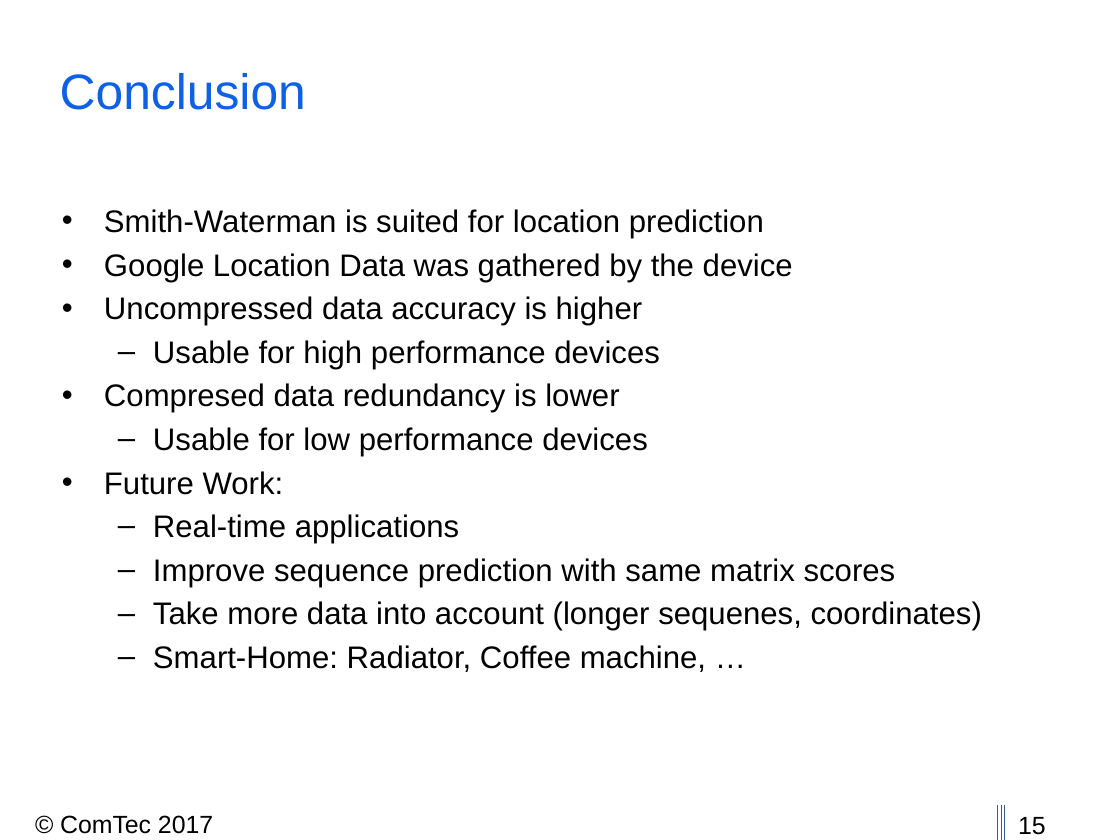
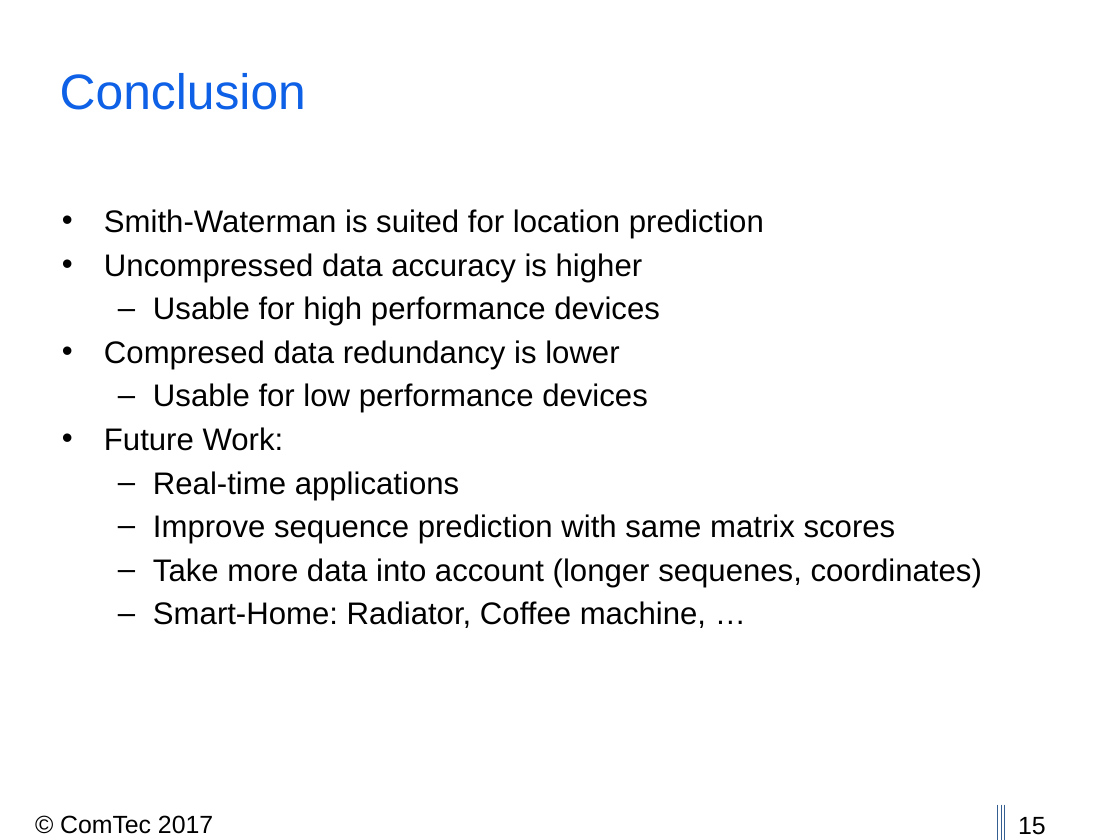
Before and after one commit to thedrayman/ct2-alignment, a slide deck: slide 15 of Presentation/CT2_2017_Alignment.pptx. Drawn at 1120x840 pixels with LibreOffice and Linux fonts; fonts in the diff are those of the drawing; background and template pictures are left out. Boxes give left, top, right and bottom in pixels: in the first picture for what was removed or moved away, otherwise in the second. Text is boxed around its words. In the diff, an @@ line names an element or a change of style, - is before the commit and + after.

```diff
--- a/Presentation/CT2_2017_Alignment.pptx
+++ b/Presentation/CT2_2017_Alignment.pptx
@@ text at (x1=104, y1=253, x2=793, y2=282): paragraph removed @@
-• Google Location Data was gathered by the device
```
Also in this commit, not shown: 1 other slide changed, 1 other file.
